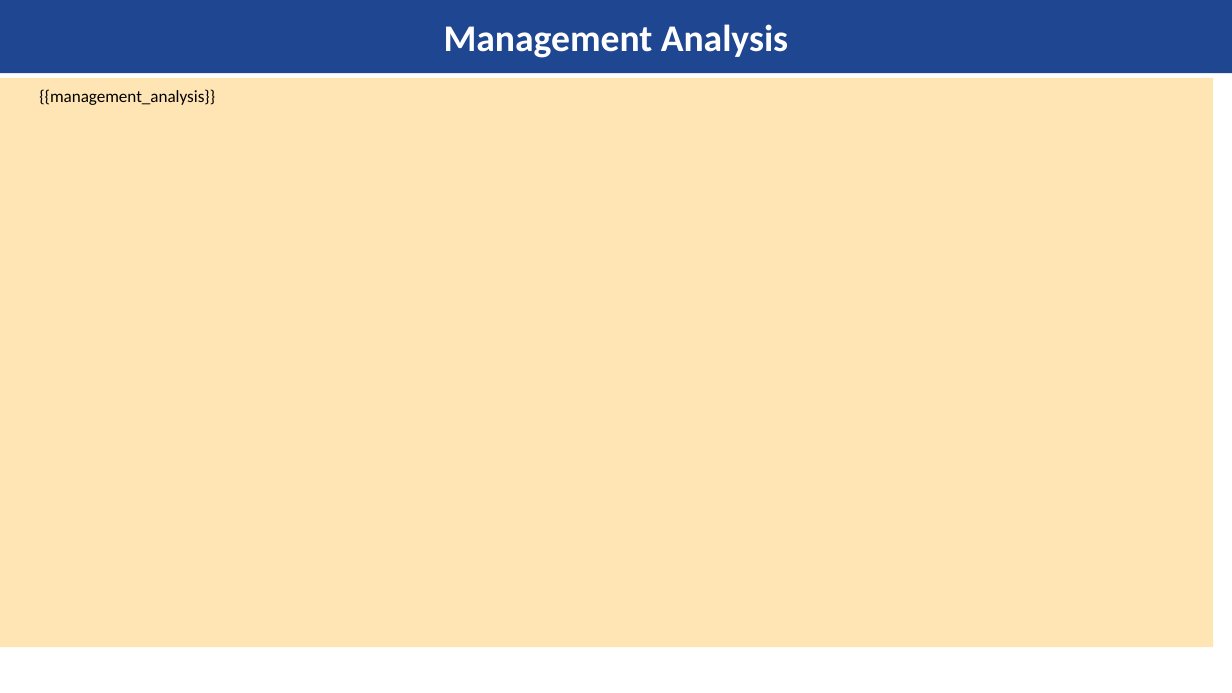
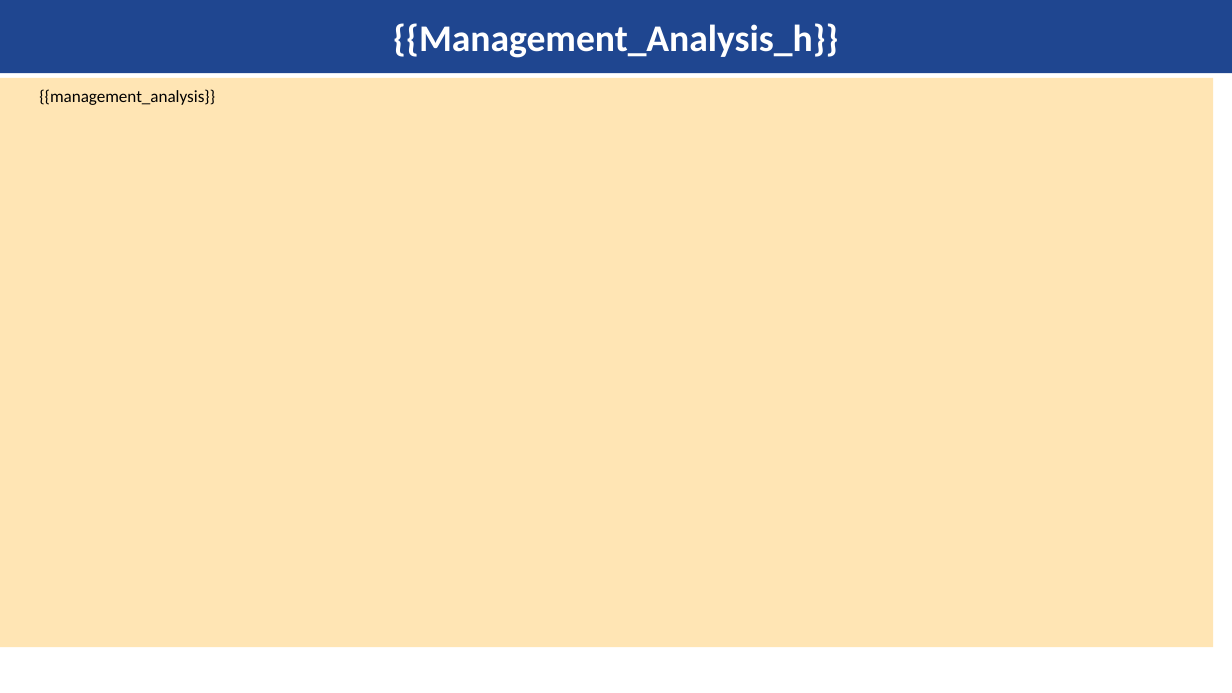
Before and after one commit to kishanyash/fluffy-lamp, a slide deck: slide 5 of master_template.pptx (slide 6 before the commit). Drawn at 1232x693 pixels with LibreOffice and Linux fonts; fonts in the diff are those of the drawing; background and template pictures are left out. Boxes give left, top, right and bottom in pixels: in the first picture for what was removed or moved away, otherwise in the second. Text is boxed around its words. In the diff, an @@ line names an element or a change of style, - is before the commit and + after.

```diff
--- a/master_template.pptx
+++ b/master_template.pptx
@@ title at (393, 23, 838, 58): text changed @@
-Management Analysis
+{{Management_Analysis_h}}
```
Also in this commit, not shown: 10 other slides changed, 1 slide removed, 6 other files.
